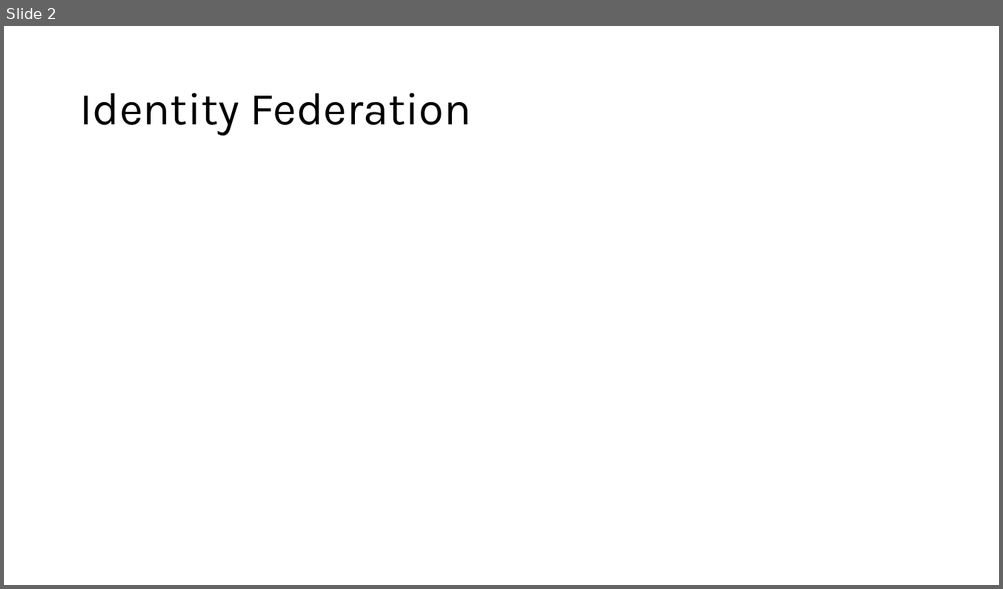
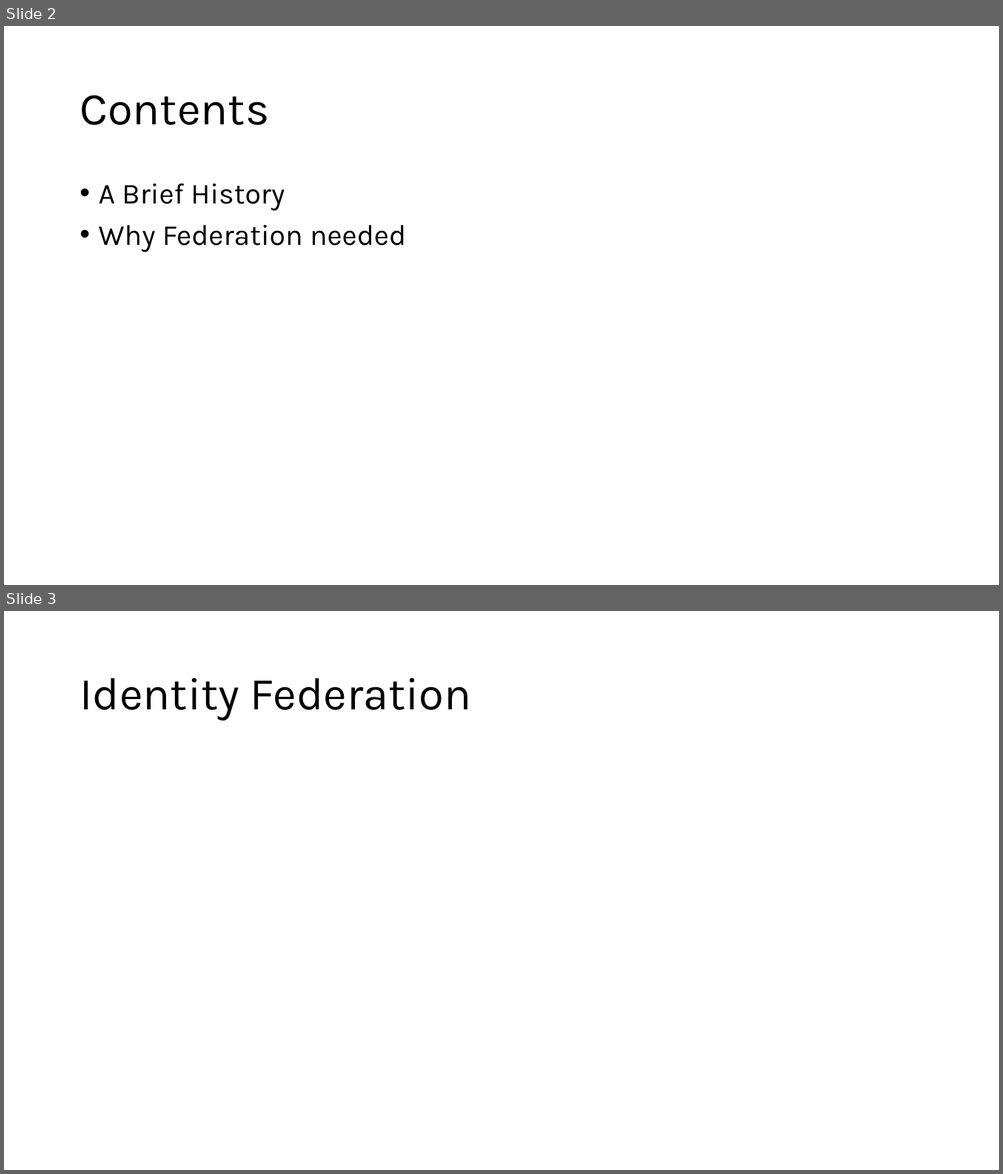
Before and after one commit to aprabhat/Identity_Patterns_And_Strategies, a slide deck: PPT/identity_and_access_management.pptx. Shown one above the other, each under a label of ours: slide 2 before the commit, slides 2 and 3 after it. The pictures are 1003x589 and 1003x1174 pixels, drawn with LibreOffice and Linux fonts; fonts in the diff are those of the drawing. Boxes give left, top, right and bottom in pixels: in the first picture for what was removed or moved away, otherwise in the second. Text is boxed around its words. In the diff, an @@ line names an element or a change of style, - is before the commit and + after.

```diff
--- a/PPT/identity_and_access_management.pptx
+++ b/PPT/identity_and_access_management.pptx
@@ slide 2 added at <box>4,26,999,585</box>, background #FFFFFF @@
@@ title added at <box>79,95,269,125</box>, 44 pt, text #000000 @@
+Contents
@@ text added at <box>99,184,406,252</box>, 28 pt, text #000000 @@
+• A Brief History
+• Why Federation needed
@@ what was slide 2 is now slide 3 @@
```
Also in this commit, not shown: 1 slide changed.
